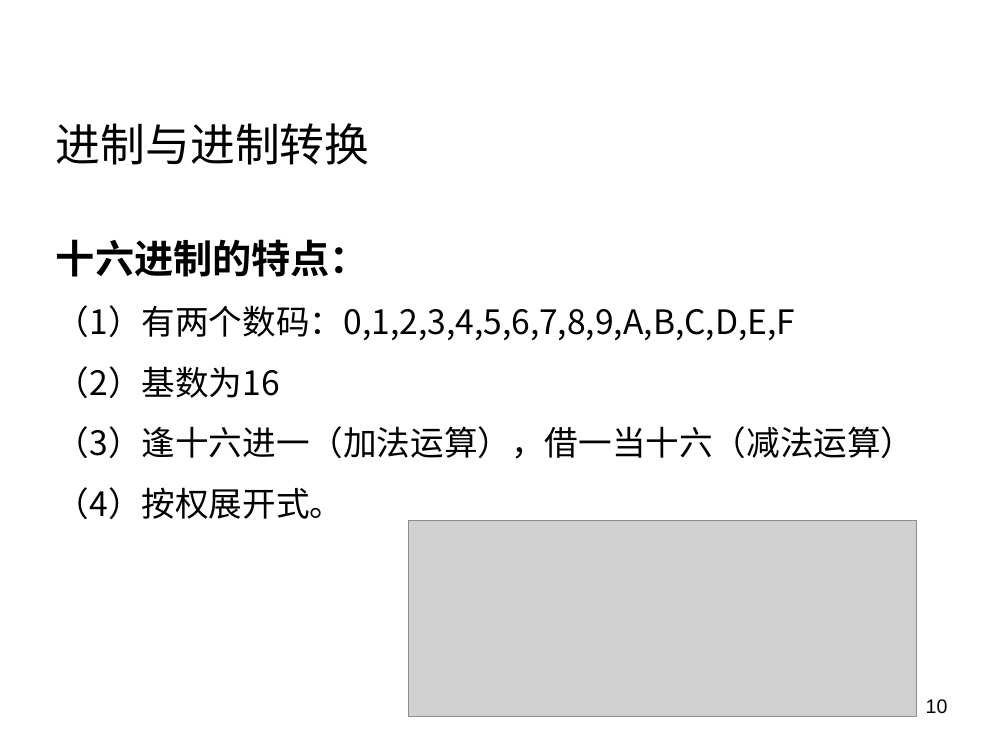
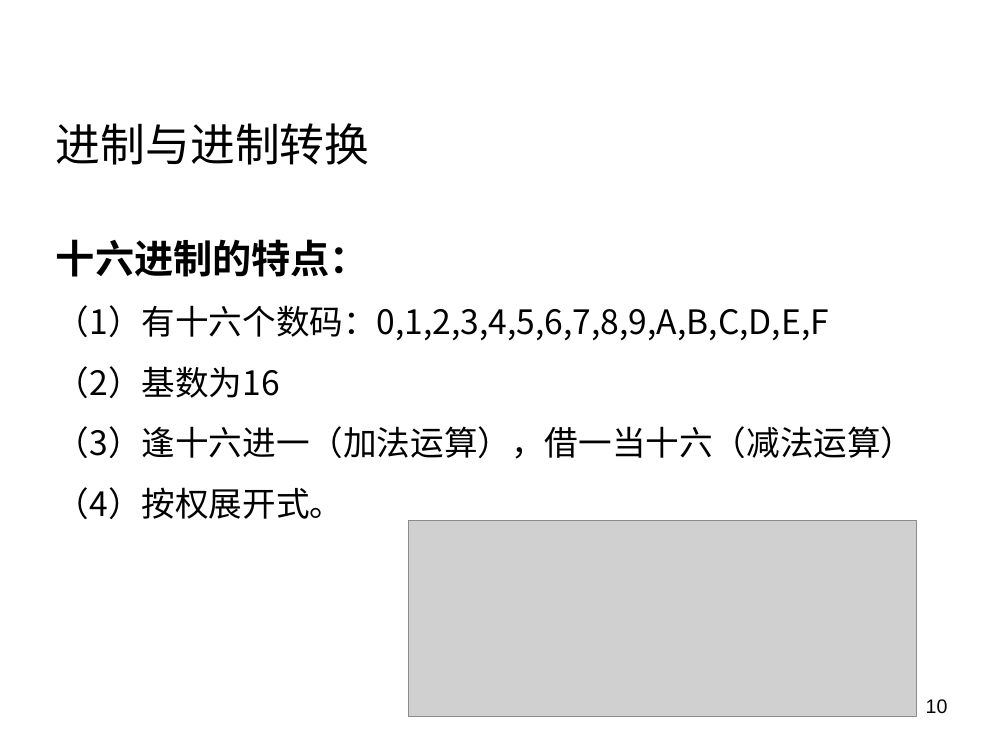
Before and after one commit to rshouc/Advanced-Programming-2018-Autumn, a slide deck: slide 10 of Slides/2 C语言基础.pptx. Drawn at 1008x756 pixels with LibreOffice and Linux fonts; fonts in the diff are those of the drawing; grey boxes stand for pictures; background and template pictures are left out. Boxes give left, top, right and bottom in pixels: in the first picture for what was removed or moved away, otherwise in the second. Text is boxed around its words. In the diff, an @@ line names an element or a change of style, - is before the commit and + after.

```diff
--- a/Slides/2 C语言基础.pptx
+++ b/Slides/2 C语言基础.pptx
@@ text at (56,305,829,340): text changed @@
-（1）有两个数码：0,1,2,3,4,5,6,7,8,9,A,B,C,D,E,F
+（1）有十六个数码：0,1,2,3,4,5,6,7,8,9,A,B,C,D,E,F
```
Also in this commit, not shown: 1 other slide changed, 3 other files.
